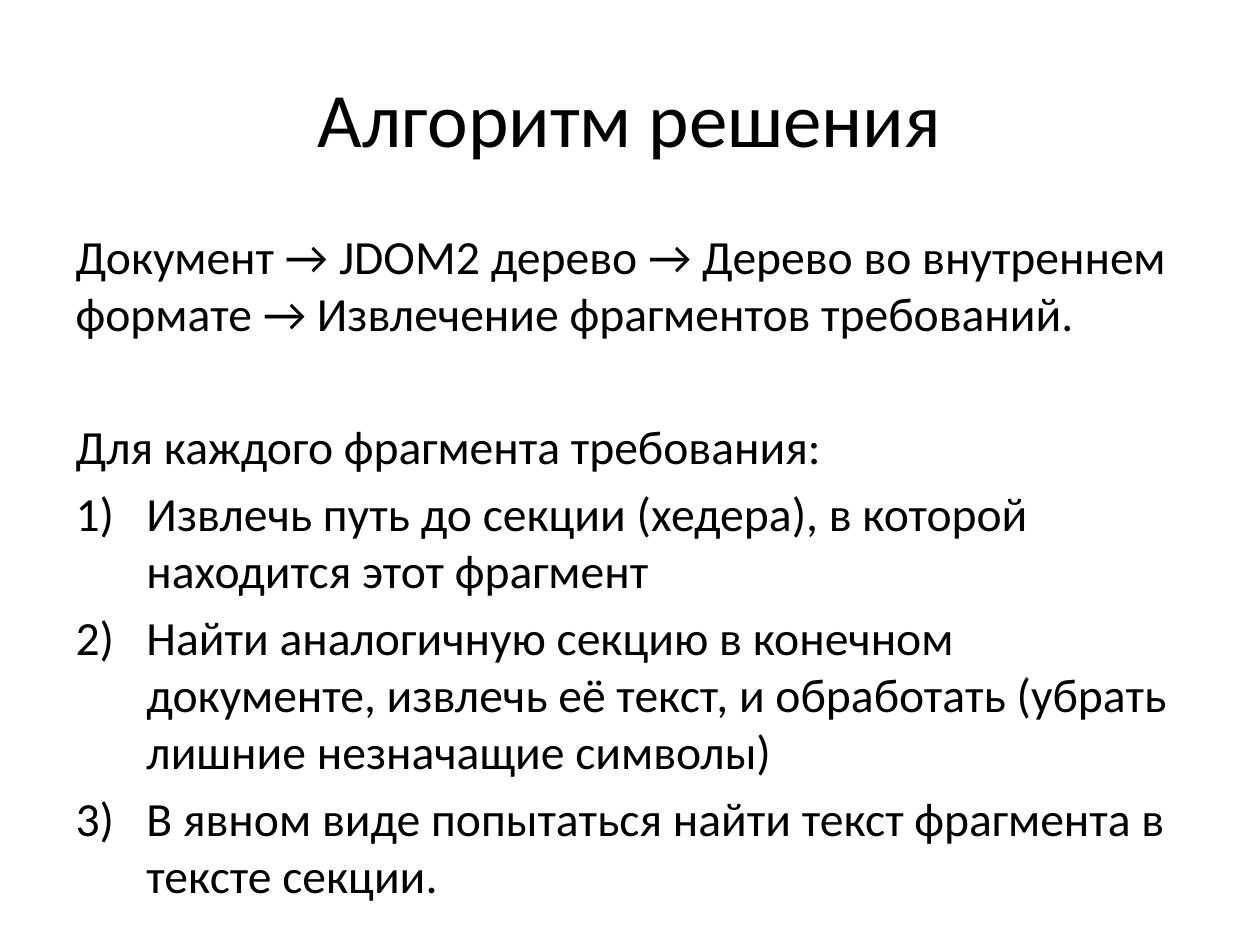
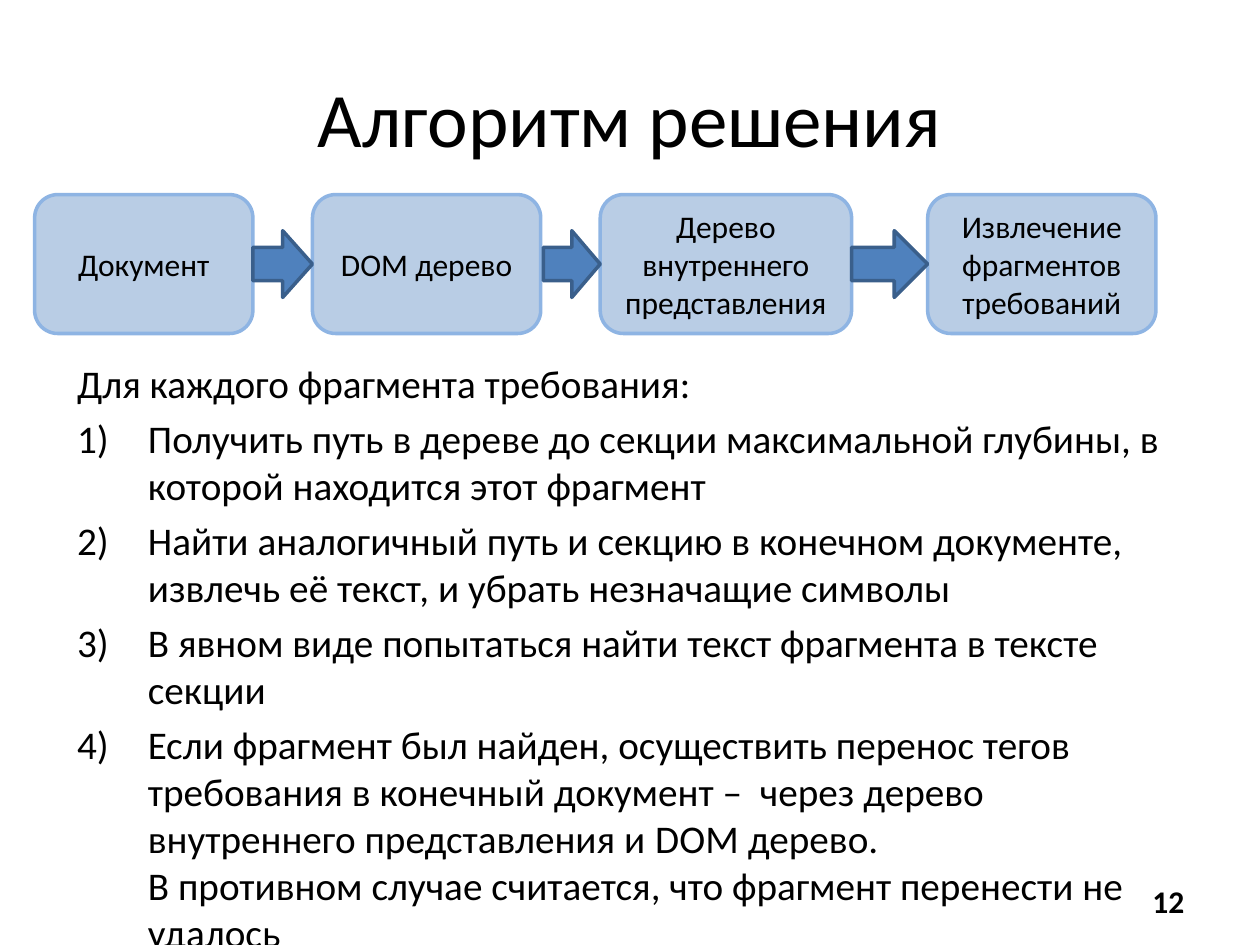
Before and after one commit to Revoltt/ReqSystem, a slide deck: slide 12 of diploma.pptx (slide 9 before the commit). Drawn at 1260x945 pixels with LibreOffice and Linux fonts; fonts in the diff are those of the drawing. Boxes give left, top, right and bottom in pixels: in the first picture for what was removed or moved away, otherwise in the second. Text is boxed around its words. In the diff, an @@ line names an element or a change of style, - is before the commit and + after.

Commit message:
renamed some files, added text and presentation v0.2

```diff
--- a/diploma.pptx
+++ b/diploma.pptx
@@ rounded rectangle added at [35, 195, 253, 334], fill #B9CDE5, outline #8EB4E3 2 pt, 18 pt, text #000000 @@
+Документ
@@ rounded rectangle added at [312, 195, 541, 334], fill #B9CDE5, outline #8EB4E3 2 pt, 18 pt, text #000000 @@
+DOM дерево
@@ rounded rectangle added at [600, 195, 852, 334], fill #B9CDE5, outline #8EB4E3 2 pt, 18 pt, text #000000 @@
+Дерево внутреннего представления
@@ rounded rectangle added at [927, 195, 1155, 334], fill #B9CDE5, outline #8EB4E3 2 pt, 18 pt, text #000000 @@
+Извлечение фрагментов требований
@@ right arrow added at [253, 231, 312, 297], fill #4F81BD, outline #3A5F8C 2 pt @@
@@ right arrow added at [543, 231, 600, 297], fill #4F81BD, outline #3A5F8C 2 pt @@
@@ right arrow added at [852, 231, 927, 297], fill #4F81BD, outline #3A5F8C 2 pt @@
@@ text at [76, 243, 1165, 339]: paragraph removed @@
-Документ → JDOM2 дерево → Дерево во внутреннем формате → Извлечение фрагментов требований.
@@ text "Для каждого фрагмента требования:": place and size @@
-text "Для каждого фрагмента требования:" at [76, 243, 1167, 901]
+text "Для каждого фрагмента требования:" at [77, 371, 1159, 907]
@@ text at [77, 371, 691, 405]: size 27.2 to 22.4 pt in "Для каждого фрагмента требования:" @@
@@ text at [148, 426, 1159, 907]: text changed; size 27.2 to 22.4 pt @@
-1) Извлечь путь до секции (хедера), в которой находится этот фрагмент
-2) Найти аналогичную секцию в конечном документе, извлечь её текст, и обработать (убрать лишние незначащие символы)
-3) В явном виде попытаться найти текст фрагмента в тексте секции.
+1) Получить путь в дереве до секции максимальной глубины, в которой находится этот фрагмент
+2) Найти аналогичный путь и секцию в конечном документе, извлечь её текст, и убрать незначащие символы
+3) В явном виде попытаться найти текст фрагмента в тексте секции
+4) Если фрагмент был найден, осуществить перенос тегов требования в конечный документ – через дерево внутреннего представления и DOM дерево.
+   В противном случае считается, что фрагмент перенести не удалось
@@ page number added at [1152, 892, 1184, 913], 18 pt, text #000000, bold @@
+12
```
Also in this commit, not shown: 7 other slides changed, 6 slides added, 3 slides removed, 8 other files.
